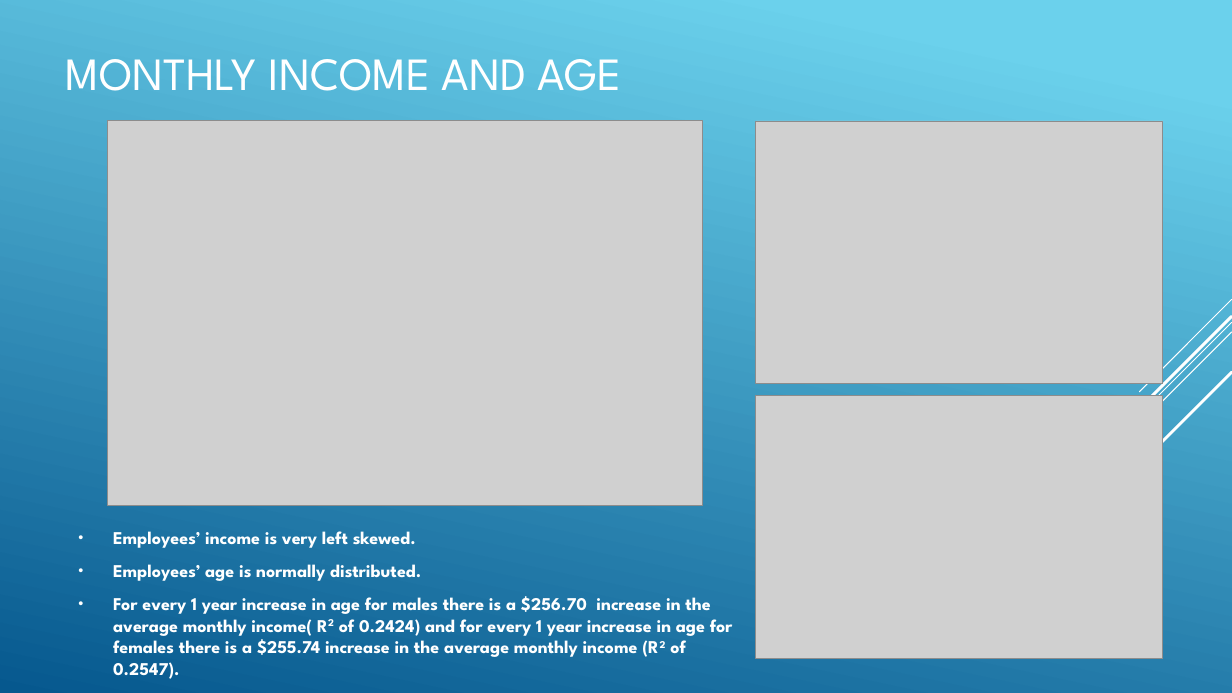
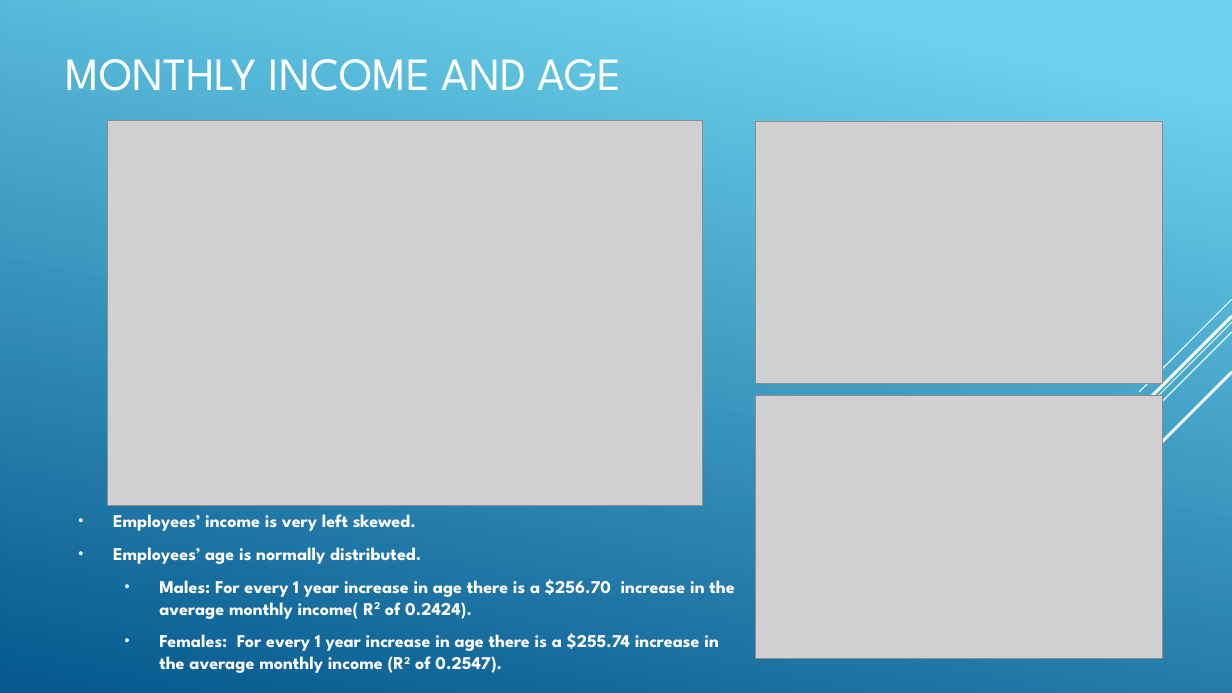
Before and after one commit to R-Chandna/MSDS6306_CaseStudy_2, a slide deck: slide 9 of Attrition_Case_Study_2_pptx_TAJAR_IP.pptx. Drawn at 1232x693 pixels with LibreOffice and Linux fonts; fonts in the diff are those of the drawing; grey boxes stand for pictures. Boxes give left, top, right and bottom in pixels: in the first picture for what was removed or moved away, otherwise in the second. Text is boxed around its words. In the diff, an @@ line names an element or a change of style, - is before the commit and + after.

```diff
--- a/Attrition_Case_Study_2_pptx_TAJAR_IP.pptx
+++ b/Attrition_Case_Study_2_pptx_TAJAR_IP.pptx
@@ text "Employees’ income is very left ..." moved from (x1=113, y1=531, x2=733, y2=657) to (x1=113, y1=514, x2=734, y2=673) @@
@@ text at (x1=159, y1=579, x2=734, y2=673): text changed @@
-• For every 1 year increase in age for males there is a $256.70 increase in the average monthly income( R2 of 0.2424) and for every 1 year increase in age for females there is a $255.74 increase in the average monthly income (R2 of 0.2547).
+  • Males: For every 1 year increase in age there is a $256.70 increase in the average monthly income( R2 of 0.2424).
+  • Females: For every 1 year increase in age there is a $255.74 increase in the average monthly income (R2 of 0.2547).
```
Also in this commit, not shown: 4 other files.
